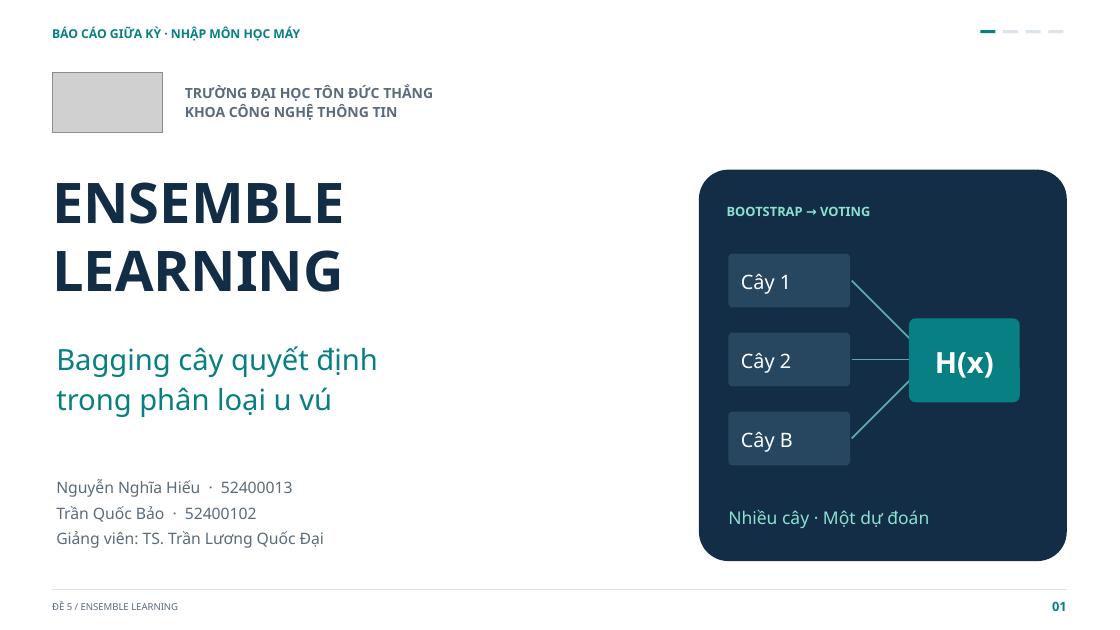
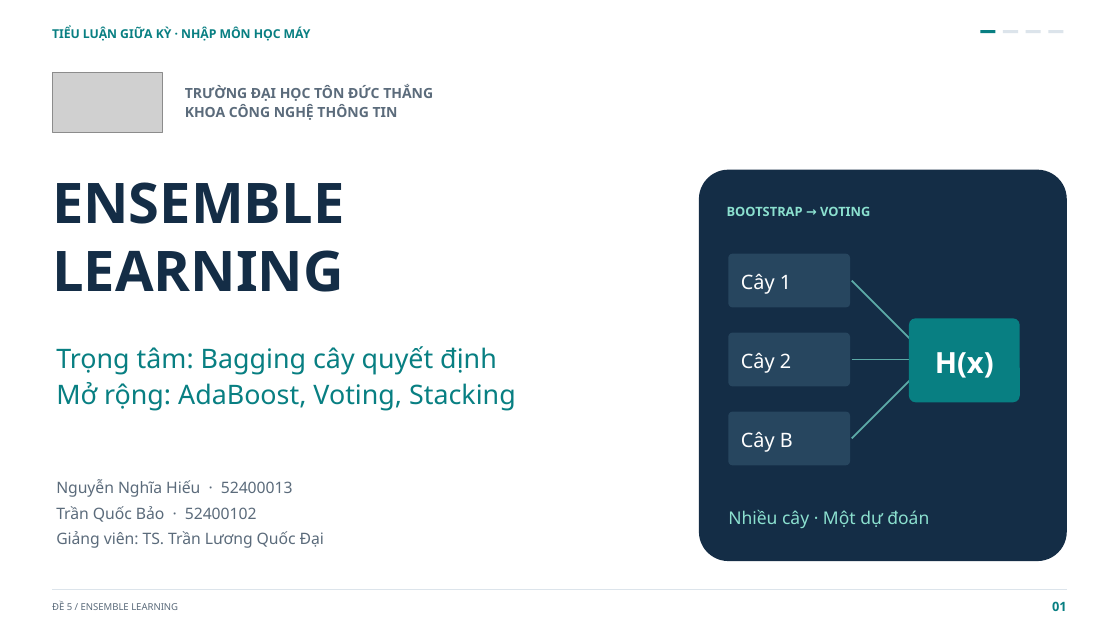
Before and after one commit to Huyngaongow/hocmaygk, a slide deck: slide 1 of De_5_Ensemble_Learning.pptx. Drawn at 1120x630 pixels with LibreOffice and Linux fonts; fonts in the diff are those of the drawing; grey boxes stand for pictures. Boxes give left, top, right and bottom in pixels: in the first picture for what was removed or moved away, otherwise in the second. Text is boxed around its words. In the diff, an @@ line names an element or a change of style, - is before the commit and + after.

```diff
--- a/De_5_Ensemble_Learning.pptx
+++ b/De_5_Ensemble_Learning.pptx
@@ text at [52,26,311,41]: text changed @@
-BÁO CÁO GIỮA KỲ · NHẬP MÔN HỌC MÁY
+TIỂU LUẬN GIỮA KỲ · NHẬP MÔN HỌC MÁY
@@ text at [56,346,516,411]: text changed; size 25 to 23 pt @@
-Bagging cây quyết định
-trong phân loại u vú
+Trọng tâm: Bagging cây quyết định
+Mở rộng: AdaBoost, Voting, Stacking
```
Also in this commit, not shown: 22 other slides changed, 4 slides added, 1 slide removed, 25 other files.
